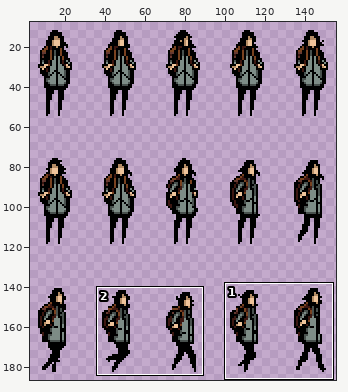
One commit to this sprite sheet: Assets/Graphics/Textures/Sheets/character.png. Above: a wide view before the commit, with the close-up outlined.
Close-up. The starting point:
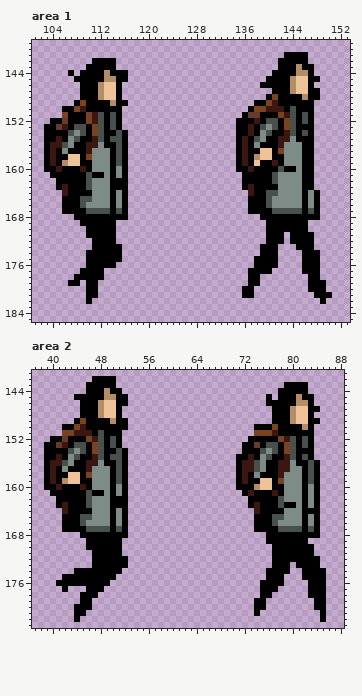
The file is 160x192 pixels. Colours within 5 levels of each other are drawn and written as one. Shown: area 1: x 101..153, y 139..185; area 2: x 37..88, y 141..183. The wide view leaves out empty margins. The commit also changed other parts of the picture, which this record leaves out.
And afterwards:
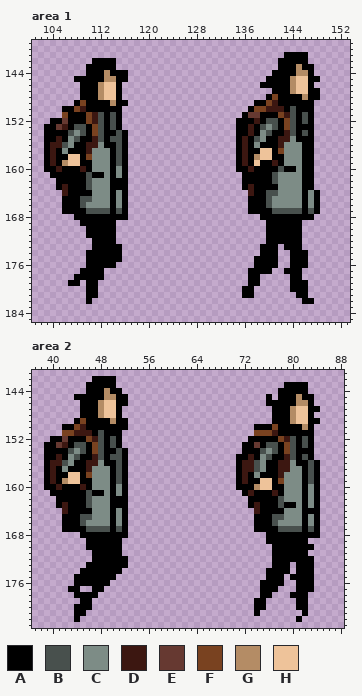
Palette (. is transparent): A #000000  B #48504d  C #7d8c86  D #3c1711  E #663931  F #794220  G #b48c65  H #eec39a
Change:
Area 1:
There is now colour A in rows 171 to 172 at x 143; in row 173 at x 143 to 144; in rows 174 to 176 at x 144 to 145; in row 177 at x 143 to 145; in row 178 at x 144 to 145; in rows 179 to 180 at x 144 to 146.
There is now colour A in row 181 at x 145 to 146; in row 182 at x 146 to 147.
Colour A is removed in row 144 at x 107 and 109; in row 168 at x 148; in rows 169 to 170 at x 146; in rows 171 to 173 at x 146 to 147; in rows 174 to 176 at x 147 to 148; in row 177 at x 146 to 148.
Colour A is removed in row 178 at x 147 to 148; in rows 179 to 180 at x 147 to 149; in row 181 at x 148 to 150; in row 182 at x 149.
Area 2:
There is now colour A in row 173 at x 46; in row 174 at x 81; in row 175 at x 80 to 81; in row 176 at x 81 to 82; in row 177 at x 43 to 44 and 81 to 82; in row 178 at x 44 and 80 to 82.
There is now colour A in rows 179 to 180 at x 81 to 82; in row 181 at x 82; in row 182 at x 81.
Colour A is removed in row 171 at x 83; in rows 172 to 173 at x 84; in row 174 at x 44 and 84 to 85; in row 175 at x 42 to 43 and 84 to 85; in row 176 at x 41 to 43 and 84 to 85; in row 177 at x 42, 46 and 84 to 85.
Colour A is removed in row 178 at x 83 to 85; in rows 179 to 180 at x 84 to 85; in rows 181 to 182 at x 85.
Boxes around the changes in both close-ups, in picture pixels (x1, y1, x2, y2):
erased: (68, 70, 86, 76)
changed: (284, 214, 332, 304)
changed: (290, 550, 326, 622)
changed: (56, 562, 92, 598)
